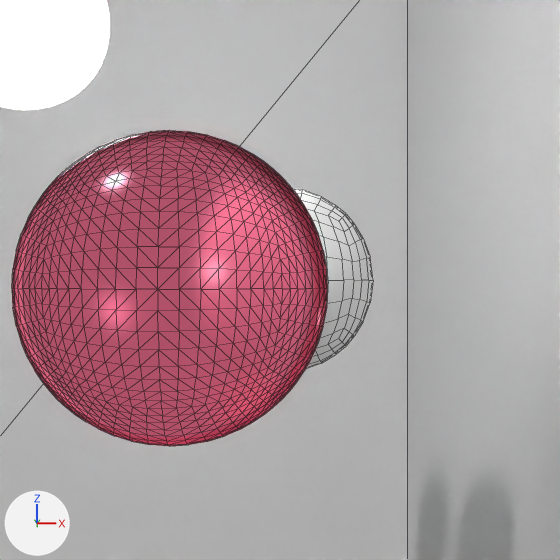
A saved change to the Blender file scenes/c-in/c-in.blend.
One viewpoint serves both versions: the file's camera 'Camera'. The axes (+X, +Y, +Z) are drawn at lower left. The lights are the same throughout. Mesh edges are drawn as thin lines on the coarser meshes.
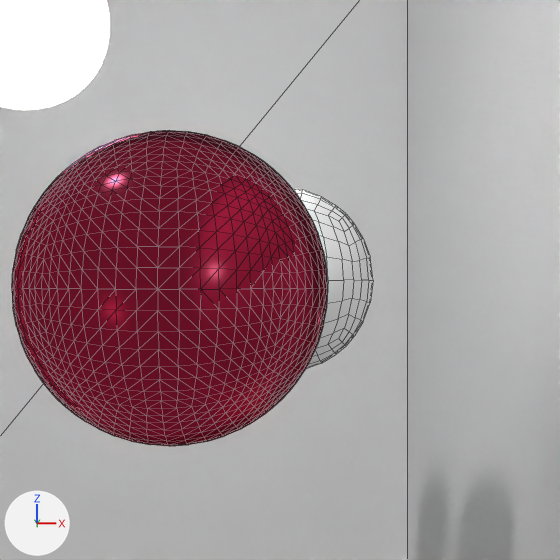
Patch to the scene script:
```diff
--- a/scenes/c-in/c-in.blend.py
+++ b/scenes/c-in/c-in.blend.py
@@ mat_material @@
 n1 = _N.new('ShaderNodeBsdfGlass'); n1.name = 'Glass BSDF'
-n1.distribution = 'BECKMANN'
-n1.inputs[0].default_value = (1.0, 0.44, 0.572, 1.0)  # 'Color', pink #ffb1c7
-n1.inputs[1].default_value = 0.2  # 'Roughness'
+n1.distribution = 'GGX'
+n1.inputs[0].default_value = (0.512, 0.0911, 0.173, 1.0)  # 'Color', pink #be5573
+n1.inputs[1].default_value = 0.15  # 'Roughness'
 n1.inputs[2].default_value = 1.45  # 'IOR'
```

What differs and where, as boxes (x1, y1, x2, y2) in the pictures (560 x 560 px):
'Sphere.002', recoloured
    both: (12, 130, 328, 446)
